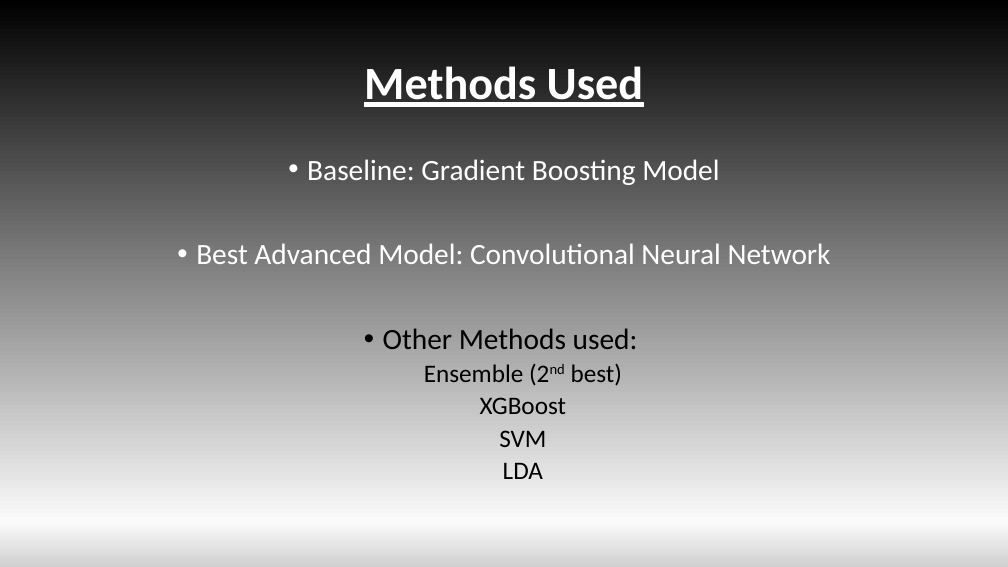
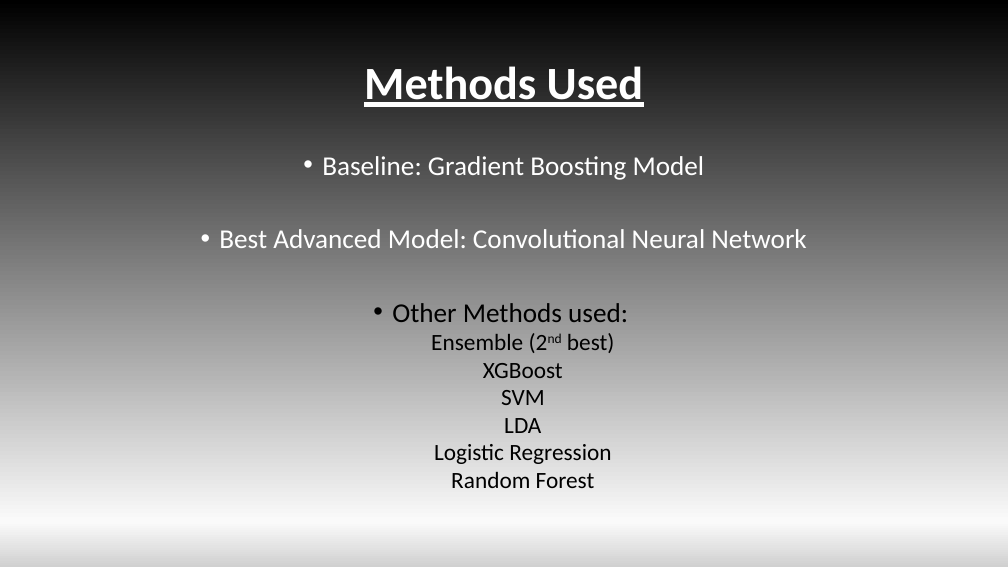
Before and after one commit to MakiMaki001/Spring2020-Project3-group5, a slide deck: slide 2 of doc/Project 3- Image Classification.pptx. Drawn at 1008x567 pixels with LibreOffice and Linux fonts; fonts in the diff are those of the drawing. Boxes give left, top, right and bottom in pixels: in the first picture for what was removed or moved away, otherwise in the second. Text is boxed around its words. In the diff, an @@ line names an element or a change of style, - is before the commit and + after.

```diff
--- a/doc/Project 3- Image Classification.pptx
+++ b/doc/Project 3- Image Classification.pptx
@@ text at [219,156,806,433]: size 28 to 25.9 pt in "Baseline: Gradient Boosting Model", "Best Advanced Model: Convolutional Neural Network", "Other Methods used:"; size 24 to 22.2 pt in "Ensemble (2nd best)", "XGBoost", "SVM", "LDA"; line spacing 0.9 to 0.8 @@
@@ text at [434,444,611,488]: paragraphs added @@
+  Logistic Regression
+  Random Forest
```
Also in this commit, not shown: 2 other slides changed, 1 other file.
